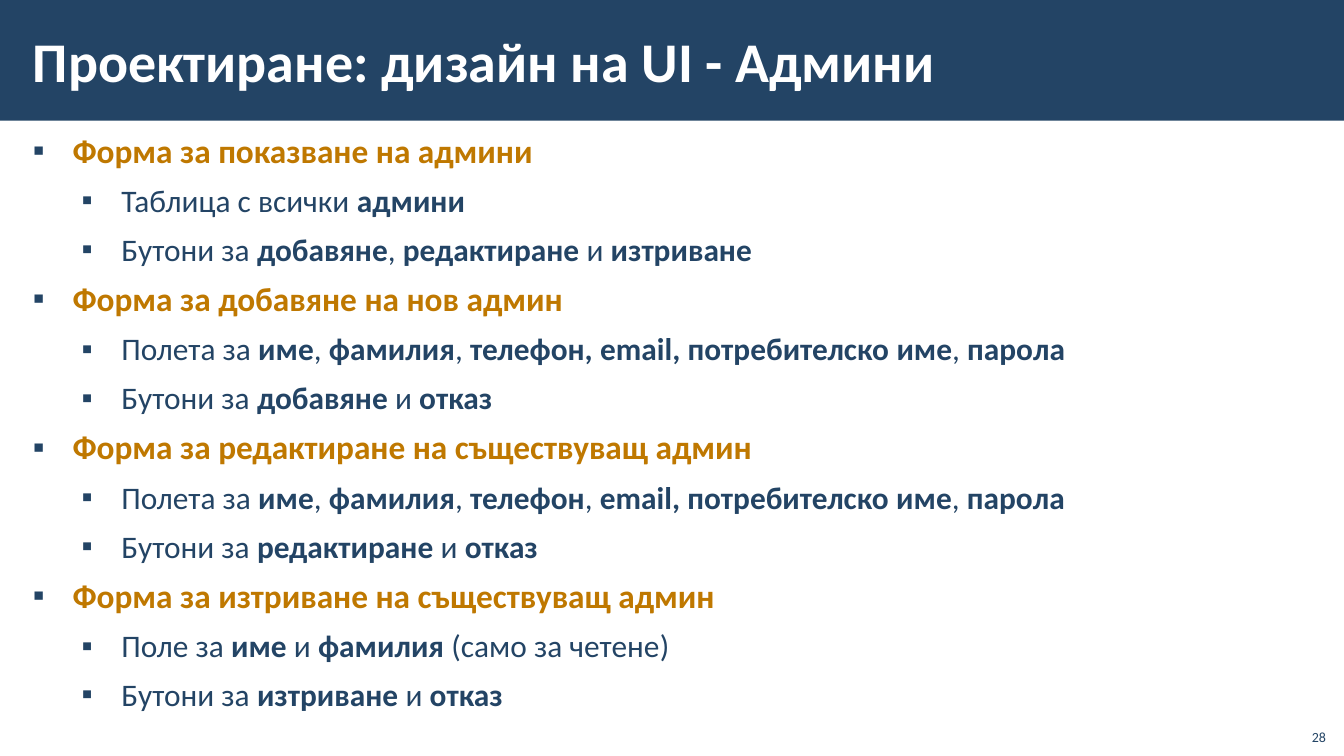
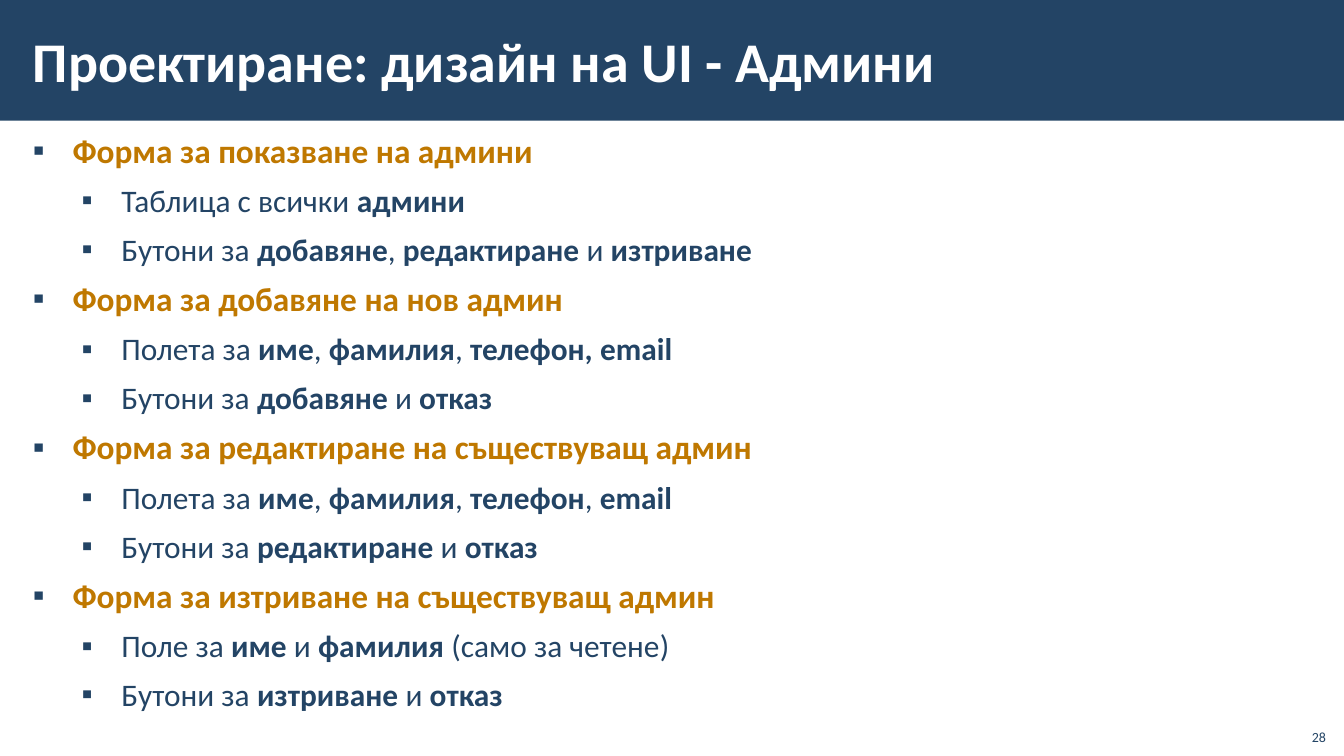
Before and after one commit to BG-IT-Edu/School-Programming, a slide deck: slide 28 of Courses/Software-Sciences/Module-4-Information-Systems-New/09-Lifecycle-of-Information-System/09-Lifecycle-of-Information-System.pptx. Drawn at 1344x756 pixels with LibreOffice and Linux fonts; fonts in the diff are those of the drawing; background and template pictures are left out. Boxes give left, top, right and bottom in pixels: in the first picture for what was removed or moved away, otherwise in the second. Text is boxed around its words. In the diff, an @@ line names an element or a change of style, - is before the commit and + after.

```diff
--- a/Courses/Software-Sciences/Module-4-Information-Systems-New/09-Lifecycle-of-Information-System/09-Lifecycle-of-Information-System.pptx
+++ b/Courses/Software-Sciences/Module-4-Information-Systems-New/09-Lifecycle-of-Information-System/09-Lifecycle-of-Information-System.pptx
@@ text at box(121, 338, 672, 365): text changed @@
-  ▪ Полета за име, фамилия, телефон, email, потребителско име, парола
+  ▪ Полета за име, фамилия, телефон, email
@@ text at box(121, 487, 672, 514): text changed @@
-  ▪ Полета за име, фамилия, телефон, email, потребителско име, парола
+  ▪ Полета за име, фамилия, телефон, email
```
Also in this commit, not shown: 3 other slides changed, 1 slide added.
